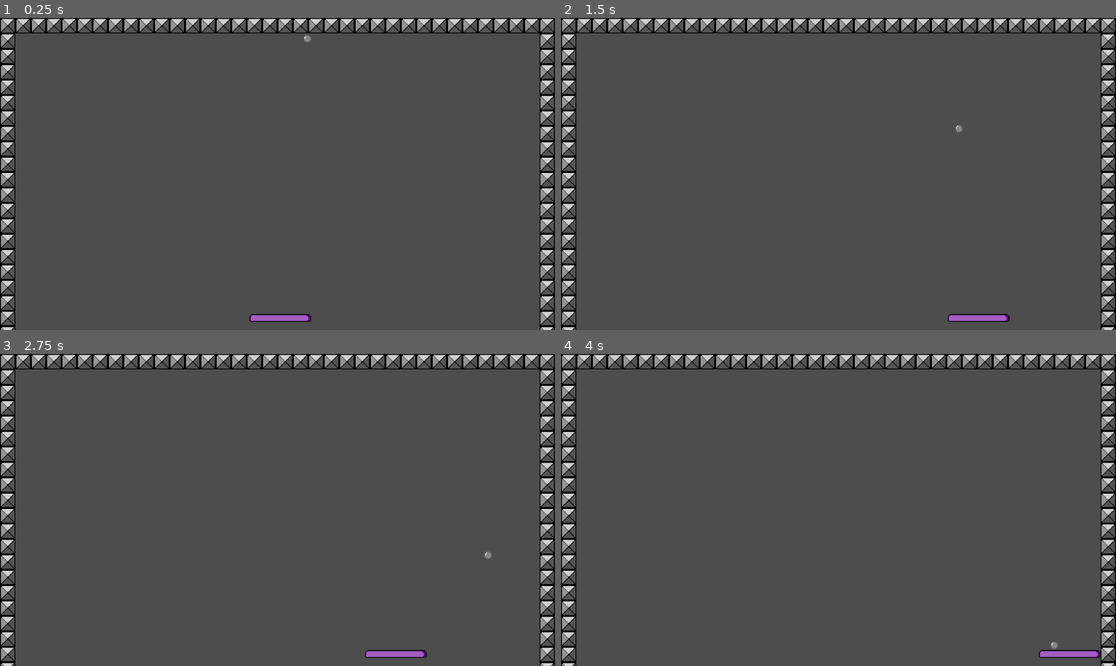
Above: before the commit, frames 1-4 (two rows, left to right).
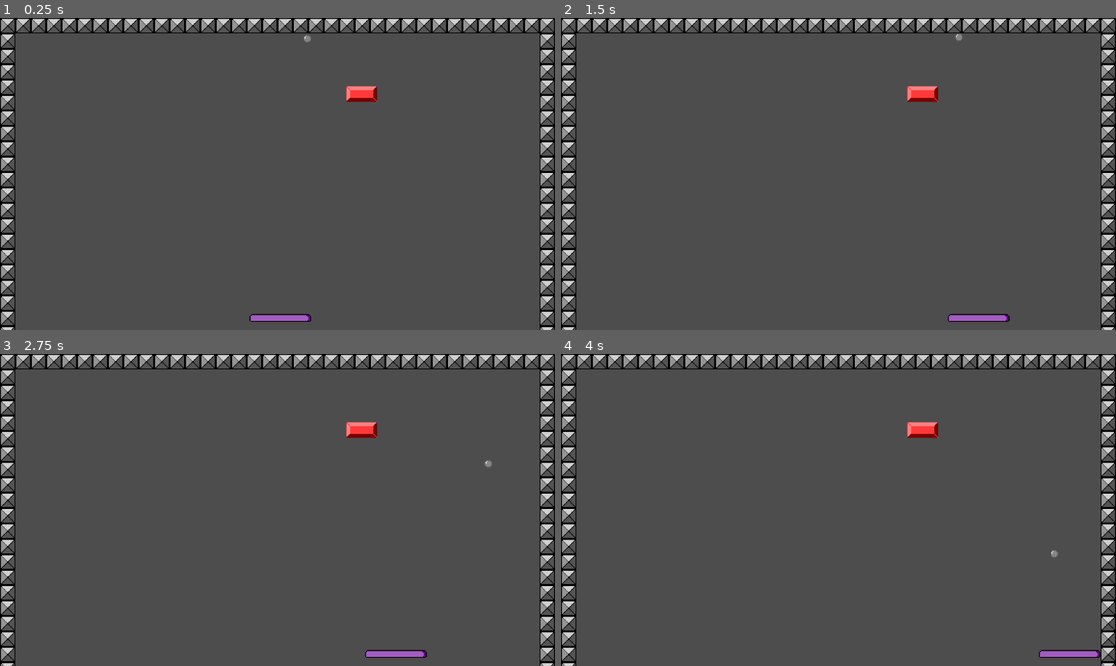
Above: after the commit, the same moments.

Repository: Morswin/Brick-Smasher
Game: Godot game, scene res://game_loop.tscn
The game is run twice, just before and just after one commit, with the same random seed, the same clock (stepped at 60 frames per second) and the same inputs.
Inputs:
- Up to frame 1 (0.25 s): no input
- Up to frame 2 (1.5 s): hold Right (ui_right) from 0.53 s (still down)
- Up to frame 3 (2.75 s): release Right (ui_right) at 2.03 s; hold Left (ui_left) from 2.03 s (still down)
- Up to frame 4 (4 s): release Left (ui_left) at 2.78 s; hold Right (ui_right) from 2.78 s (still down)

The runs differ from the first frame. In frame 1, 0.3% of the frame differs, in the area x 62-68%, y 21-27%; in frame 2, 0.3%, in the area x 62-73%, y 5-37%; in frame 3, 0.3%; in frame 4, 0.3%.

Commit message:
Added brick

Diff:
--- /dev/null
+++ b/brick/brick.tscn
@@ -0,0 +1,16 @@
+[gd_scene load_steps=3 format=3 uid="uid://bxdioxecoupv5"]
+
+[ext_resource type="Texture2D" uid="uid://dg6eqq03xc8rv" path="res://graphics/bricks/red_brick.png" id="1_f4f57"]
+
+[sub_resource type="RectangleShape2D" id="RectangleShape2D_qkdml"]
+size = Vector2(64, 32)
+
+[node name="brick" type="CharacterBody2D"]
+
+[node name="CollisionShape2D" type="CollisionShape2D" parent="."]
+shape = SubResource("RectangleShape2D_qkdml")
+
+[node name="RedBrick" type="Sprite2D" parent="."]
+texture_filter = 1
+scale = Vector2(2, 2)
+texture = ExtResource("1_f4f57")
--- a/game_loop.tscn
+++ b/game_loop.tscn
@@ -1,8 +1,9 @@
-[gd_scene load_steps=4 format=3 uid="uid://dbb48vxjrl16r"]
+[gd_scene load_steps=5 format=3 uid="uid://dbb48vxjrl16r"]
 
 [ext_resource type="PackedScene" uid="uid://cpkvgqw024kep" path="res://deflector/deflector.tscn" id="1_t2grt"]
 [ext_resource type="PackedScene" uid="uid://jdpoenn4h3sd" path="res://ball/ball.tscn" id="2_8mk78"]
 [ext_resource type="PackedScene" uid="uid://bh8spe44886s6" path="res://edge/edge.tscn" id="3_q17ps"]
+[ext_resource type="PackedScene" uid="uid://bxdioxecoupv5" path="res://brick/brick.tscn" id="4_x0iog"]
 
 [node name="game loop" type="Node2D"]
 
@@ -249,3 +250,8 @@
 
 [node name="edge56" parent="edges/edge right" instance=ExtResource("3_q17ps")]
 position = Vector2(1136, 656)
+
+[node name="bricks" type="Node2D" parent="."]
+
+[node name="brick" parent="bricks" instance=ExtResource("4_x0iog")]
+position = Vector2(751, 158)
